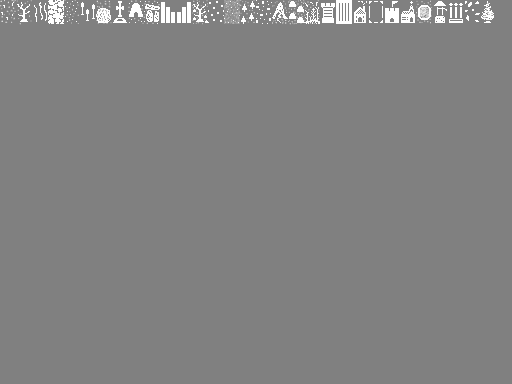
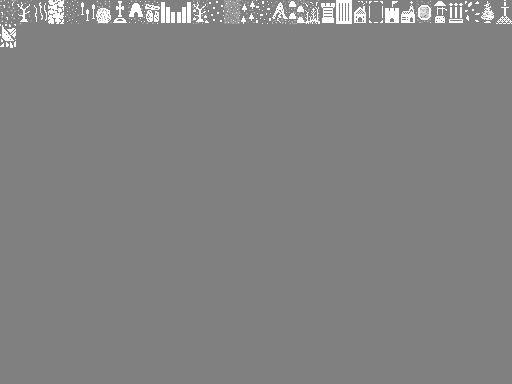
Before/after of a 512 × 384 layered artwork. What changed in the layer stack:
painted on "Background" over [left=0, top=0, right=512, bottom=48]
